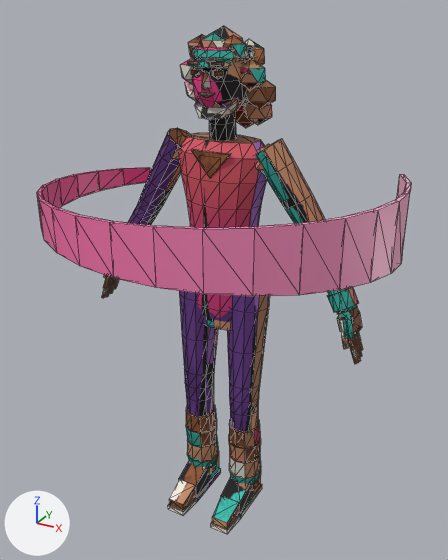
Before and after pictures for a commit that changed the glTF model public/assets/fighters/rox.glb.
Both versions are drawn from a 50 mm lens placed at (1.022, -1.857, 1.912), pointed at (0.047, -0.084, 1.026). The axes (+X, +Y, +Z) are drawn at lower left. The lights are the same throughout. The first picture is the older version. Mesh edges are drawn as thin lines. Vertices at exactly the same position are counted once.

The older version as bpy lines, for what is in view:
```python
me_fx_lariat_trail = bpy.data.meshes.new('fx_lariat_trail')
me_fx_lariat_trail.from_pydata(...)  # 84 vertices, 214 faces; spans x -0.624..0.624, y -0.627..0.313, z 1.12..1.399
me_fx_lariat_trail.materials.append(mat_props)
me_rox_body = bpy.data.meshes.new('rox_body')
me_rox_body.from_pydata(...)  # 1697 vertices, 2998 faces; spans x -0.55..0.55, y -0.23..0.19, z 0.0..1.86
# faces by material slot: [2978, 20]
me_rox_body.materials.append(mat_body)
me_rox_body.materials.append(mat_props)
ob_fx_lariat_trail = bpy.data.objects.new('fx_lariat_trail', me_fx_lariat_trail)
ob_fx_lariat_trail.location = (0.0, 0.0, 0.0)
ob_rox_body_001 = bpy.data.objects.new('rox_body.001', me_rox_body)
ob_rox_body_001.location = (0.0, 0.0, 0.0)
```
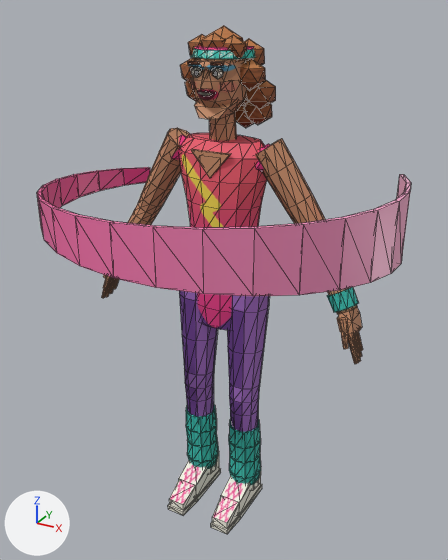
Boxes [x1, y1, x2, y2] around the edits, measured in the pictures (448 x 560 px):
part 1 of me_rox_body, built on: before [195, 70, 218, 98]; after [189, 66, 233, 100]
part 2 of me_rox_body, surface changed: [102, 26, 363, 534] in both

The edits, one by one:
me_rox_body is used by ob_rox_body_001; location (0.0, 0.0, 0.0).
me_rox_body had 1697 vertices, 2998 faces and spanned x -0.55..0.55, y -0.23..0.19, z 0.0..1.86.
me_rox_body now has 1927 vertices, 3418 faces and spans x -0.55..0.55, y -0.23..0.19, z 0.0..1.86.
Part 1, on me_rox_body:
2 vertices are removed from x 0.0, y -0.12, z 1.68..1.73.
46 faces are deleted.
1 vertex moves within x 0.03, y -0.11, z 1.66.
184 vertices are added at x -0.08..0.08, y -0.14..-0.06, z 1.65..1.75.
386 new faces join them, mat_body.
me_rox_body part 2: 2920 kept faces spanning x -0.55..0.55, y -0.23..0.19, z 0.0..1.86 get new texture (UV) coordinates.
Other edits to the shape of me_rox_body do not show in these pictures.
